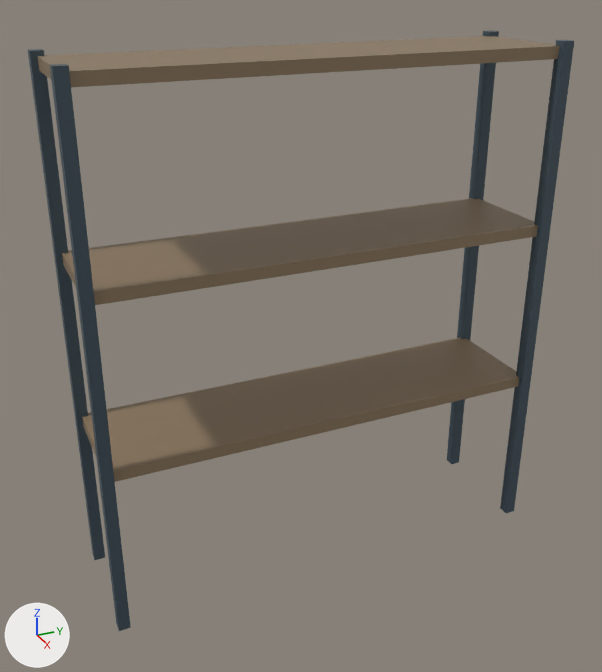
Two versions of the Blender file Assets/Models/Shelf.blend, one commit apart.
Both versions are drawn from a 50 mm camera at (6.12, -2.86, 5.22) aimed at (0.01, -0.12, 2.17). The lights are fixed; the arrows at lower left show +X, +Y and +Z.

Before the edit, the objects in view are built like this:
```python
ob_cube_001 = bpy.data.objects.new('Cube.001', me_cube_002)
ob_cube_001.location = (0.5, 2.0, 1.53)
ob_cube_001.scale = (0.05, 0.05, 1.53)
ob_cube_002 = bpy.data.objects.new('Cube.002', me_cube_003)
ob_cube_002.location = (-0.5, 2.0, 1.53)
ob_cube_002.scale = (0.05, 0.05, 1.53)
ob_cube_003 = bpy.data.objects.new('Cube.003', me_cube_004)
ob_cube_003.location = (0.5, -2.0, 1.53)
ob_cube_003.scale = (0.05, 0.05, 1.53)
ob_cube_004 = bpy.data.objects.new('Cube.004', me_cube_005)
ob_cube_004.location = (-0.5, -2.0, 1.53)
ob_cube_004.scale = (0.05, 0.05, 1.53)
ob_cube_005 = bpy.data.objects.new('Cube.005', me_cube_006)
ob_cube_005.location = (0.67, -2.0, 1.0)
ob_cube_005.scale = (-0.0333, 0.05, 1.0)
ob_cube_006 = bpy.data.objects.new('Cube.006', me_cube_007)
ob_cube_006.location = (0.67, -2.0, 2.5)
ob_cube_006.scale = (-0.0333, 0.05, 1.0)
ob_cube_007 = bpy.data.objects.new('Cube.007', me_cube_008)
ob_cube_007.location = (0.67, -2.0, 4.0)
ob_cube_007.scale = (-0.0333, 0.05, 1.0)
```
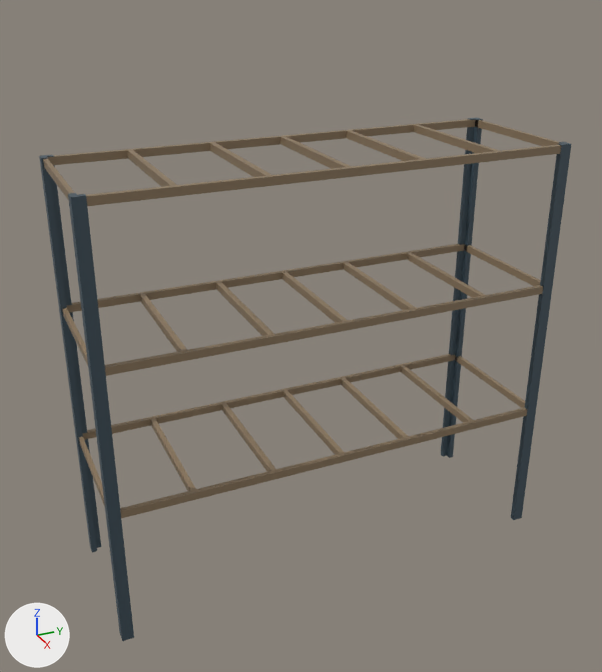
Where the change shows, as pixel boxes [x1, y1, x2, y2] in the pictures (602 x 672 px):
'Cube.006', reshaped, moved, rescaled, modifiers changed (23% taller): before [62, 198, 538, 305]; after [63, 244, 543, 376]
'Cube.005', reshaped, moved, rescaled, modifiers changed (14% taller): before [82, 338, 519, 482]; after [79, 354, 527, 518]
'Cube.007', reshaped, moved, rescaled, modifiers changed (69% taller): before [37, 36, 560, 87]; after [43, 119, 561, 206]
'Cube.001', reshaped, moved (19% narrower, 20% shorter): before [500, 40, 574, 513]; after [511, 142, 571, 520]
'Cube.003', reshaped, moved (18% narrower, 21% shorter): before [50, 64, 131, 631]; after [68, 193, 134, 641]
'Cube.004', reshaped, moved (19% narrower, 22% shorter): before [28, 49, 105, 560]; after [39, 155, 101, 552]
'Cube.002', reshaped, moved (19% narrower, 21% shorter): before [447, 31, 499, 464]; after [441, 118, 483, 458]

The change, as a list of edits to the scene's bpy script:
```text
Change me_cube_002:
    used by ob_cube_001; location = (0.5, 2.0, 1.53); scale = (0.05, 0.05, 1.53)
    remove me_cube_002.from_pydata(...)  # 8 vertices, 6 faces; spans x -1.0..1.0, y -1.0..1.0, z -1.0..2.0
    add me_cube_002.from_pydata(...)  # 16 vertices, 14 faces; spans x -1.0..1.0, y -1.0..1.0, z -1.0..1.48
    me_cube_002 part 3: 1 vertex moved from x -1.0, y 1.0, z 2.0 to x -1.0, y 1.0, z 1.48; 4 vertices removed from x -1.0..1.0, y -1.0..1.0, z -1.0..2.0; 12 vertices added at x -1.0..1.0, y -1.0..1.0, z -1.0..1.48
Change me_cube_003:
    used by ob_cube_002; location = (-0.5, 2.0, 1.53); scale = (0.05, 0.05, 1.53)
    remove me_cube_003.from_pydata(...)  # 8 vertices, 6 faces; spans x -1.0..1.0, y -1.0..1.0, z -1.0..2.0
    add me_cube_003.from_pydata(...)  # 16 vertices, 14 faces; spans x -1.0..1.0, y -1.0..1.0, z -1.0..1.48
    me_cube_003 part 1: 1 vertex moved from x -1.0, y 1.0, z 2.0 to x -1.0, y 1.0, z 1.48; 4 vertices removed from x -1.0..1.0, y -1.0..1.0, z -1.0..2.0; 12 vertices added at x -1.0..1.0, y -1.0..1.0, z -1.0..1.48
Change me_cube_004:
    used by ob_cube_003; location = (0.5, -2.0, 1.53); scale = (0.05, 0.05, 1.53)
    remove me_cube_004.from_pydata(...)  # 8 vertices, 6 faces; spans x -1.0..1.0, y -1.0..1.0, z -1.0..2.0
    add me_cube_004.from_pydata(...)  # 16 vertices, 14 faces; spans x -1.0..1.0, y -1.0..1.0, z -1.0..1.48
    me_cube_004 part 4: 1 vertex moved from x -1.0, y 1.0, z 2.0 to x -1.0, y 1.0, z 1.48; 4 vertices removed from x -1.0..1.0, y -1.0..1.0, z -1.0..2.0; 12 vertices added at x -1.0..1.0, y -1.0..1.0, z -1.0..1.48
Change me_cube_005:
    used by ob_cube_004; location = (-0.5, -2.0, 1.53); scale = (0.05, 0.05, 1.53)
    remove me_cube_005.from_pydata(...)  # 8 vertices, 6 faces; spans x -1.0..1.0, y -1.0..1.0, z -1.0..2.0
    add me_cube_005.from_pydata(...)  # 16 vertices, 14 faces; spans x -1.0..1.0, y -1.0..1.0, z -1.0..1.48
    me_cube_005 part 5: 1 vertex moved from x -1.0, y 1.0, z 2.0 to x -1.0, y 1.0, z 1.48; 4 vertices removed from x -1.0..1.0, y -1.0..1.0, z -1.0..2.0; 12 vertices added at x -1.0..1.0, y -1.0..1.0, z -1.0..1.48
Change me_cube_006:
    used by ob_cube_005; location = (0.67, -2.0, 1.0); scale = (-0.0333, 0.05, 1.0)
    remove me_cube_006.from_pydata(...)  # 8 vertices, 6 faces; spans x 5.0..35.0, y 0.0..80.0, z 0.4..0.6
    add me_cube_006.from_pydata(...)  # 56 vertices, 57 faces; spans x -0.5..0.5, y 0.0..2.0, z 0.0
    me_cube_006 part 2: the whole mesh is rebuilt
Change me_cube_007:
    used by ob_cube_006; location = (0.67, -2.0, 2.5); scale = (-0.0333, 0.05, 1.0)
    remove me_cube_007.from_pydata(...)  # 8 vertices, 6 faces; spans x 5.0..35.0, y 0.0..80.0, z 0.4..0.6
    add me_cube_007.from_pydata(...)  # 56 vertices, 57 faces; spans x -0.5..0.5, y 0.0..2.0, z 0.0
    me_cube_007 part 6: the whole mesh is rebuilt
Change me_cube_008:
    used by ob_cube_007; location = (0.67, -2.0, 4.0); scale = (-0.0333, 0.05, 1.0)
    remove me_cube_008.from_pydata(...)  # 8 vertices, 6 faces; spans x 5.0..35.0, y 0.0..80.0, z 0.4..0.6
    add me_cube_008.from_pydata(...)  # 56 vertices, 57 faces; spans x -0.5..0.5, y 0.0..2.0, z 0.0
    me_cube_008 part 7: the whole mesh is rebuilt
Change ob_cube_001:
    ob_cube_001.location: (0.5, 2.0, 1.53) -> (0.62, 2.0, 1.53)
Change ob_cube_002:
    ob_cube_002.location: (-0.5, 2.0, 1.53) -> (-0.62, 2.0, 1.53)
Change ob_cube_003:
    ob_cube_003.location: (0.5, -2.0, 1.53) -> (0.62, -2.0, 1.53)
Change ob_cube_004:
    ob_cube_004.location: (-0.5, -2.0, 1.53) -> (-0.62, -2.0, 1.53)
Change ob_cube_005:
    ob_cube_005.location: (0.67, -2.0, 1.0) -> (0.0, 0.0, 1.25)
    ob_cube_005.scale: (-0.0333, 0.05, 1.0) -> (1.25, 1.0, 1.0)
    add _m = ob_cube_005.modifiers.new('Mirror', 'MIRROR')
    add _m.use_axis = (False, True, False)
Change ob_cube_006:
    ob_cube_006.location: (0.67, -2.0, 2.5) -> (0.0, 0.0, 2.5)
    ob_cube_006.scale: (-0.0333, 0.05, 1.0) -> (1.25, 1.0, 1.0)
    add _m = ob_cube_006.modifiers.new('Mirror', 'MIRROR')
    add _m.use_axis = (False, True, False)
Change ob_cube_007:
    ob_cube_007.location: (0.67, -2.0, 4.0) -> (0.0, 0.0, 3.75)
    ob_cube_007.scale: (-0.0333, 0.05, 1.0) -> (1.25, 1.0, 1.0)
    add _m = ob_cube_007.modifiers.new('Mirror', 'MIRROR')
    add _m.use_axis = (False, True, False)
```
